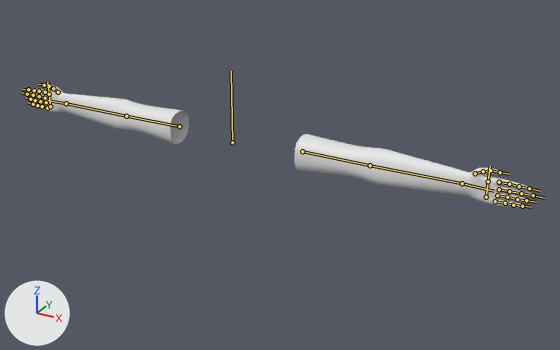
Renders of the FBX model Assets/Meshes/Player/Arms/Arms_2.fbx from each side of a commit.
Camera for both pictures: a 50 mm lens placed at (1.08, -1.882, 0.568), pointed at (0.16, -0.209, -0.269). The lights are fixed; the arrows at lower left show +X, +Y and +Z. The bones that bend it are drawn over the model as lines.

In view in the first picture: 'Arms.001'.
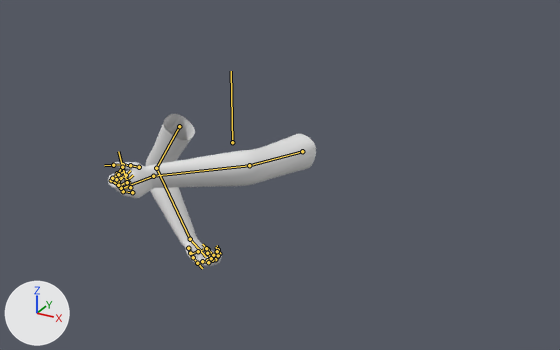
The newer file adds an action. The first version stands in its rest pose; the second is drawn at frame 1 of the action 'Armature|HandsTPose'.

The edits, one by one:
Bone 'Bicep.R' (bone_bicep_r) turns from (0, 0, 0) to (-6, -11, 57) degrees about its own x, y and z.
Bone 'Forearm.R' (bone_forearm_r) turns from (0, 0, 0) to (87, -68, -16) degrees about its own x, y and z.
Bone 'Wrist.R' (bone_wrist_r) turns from (0, 0, 0) to (22, -8, -3) degrees about its own x, y and z.
Bone 'Pinky_1.R' (bone_pinky_1_r) turns from (0, 0, 0) to (54, 19, 9) degrees about its own x, y and z.
Bone 'Pinky_2.R' (bone_pinky_2_r) turns from (0, 0, 0) to (36, 13, 4) degrees about its own x, y and z.
Bone 'Pinky_3.R' (bone_pinky_3_r) turns from (0, 0, 0) to (26, 12, 2) degrees about its own x, y and z.
Bone 'Ring_1.R' (bone_ring_1_r) turns from (0, 0, 0) to (48, 17, 7) degrees about its own x, y and z.
Bone 'Ring_2.R' (bone_ring_2_r) turns from (0, 0, 0) to (39, 13, 4) degrees about its own x, y and z.
Bone 'Ring_3.R' (bone_ring_3_r) turns from (0, 0, 0) to (28, 12, 2) degrees about its own x, y and z.
Bone 'Middle_1.R' (bone_middle_1_r) turns from (0, 0, 0) to (58, 20, 10) degrees about its own x, y and z.
Bone 'Middle_2.R' (bone_middle_2_r) turns from (0, 0, 0) to (41, 15, 5) degrees about its own x, y and z.
Bone 'Middle_3.R' (bone_middle_3_r) turns from (0, 0, 0) to (48, 16, 6) degrees about its own x, y and z.
Bone 'Index_1.R' (bone_index_1_r) turns from (0, 0, 0) to (45, 15, 5) degrees about its own x, y and z.
Bone 'Index_2.R' (bone_index_2_r) turns from (0, 0, 0) to (46, 13, 5) degrees about its own x, y and z.
Bone 'Index_3.R' (bone_index_3_r) turns from (0, 0, 0) to (47, 14, 5) degrees about its own x, y and z.
Bone 'Bicep.L' (bone_bicep_l) turns from (0, 0, 0) to (106, -3, -10) degrees about its own x, y and z.
Bone 'Forearm.L' (bone_forearm_l) turns from (0, 0, 0) to (28, 2, -9) degrees about its own x, y and z.
Bone 'Wrist.L' (bone_wrist_l) turns from (0, 0, 0) to (-13, 12, -10) degrees about its own x, y and z.
Bone 'Pinky_1.L' (bone_pinky_1_l) moves from (0.0, 0.0, 0.0) to (-3.0, -14.0, 3.0).
Bone 'Pinky_1.L' (bone_pinky_1_l) turns from (0, 0, 0) to (37, -10, 6) degrees about its own x, y and z.
Bone 'Pinky_2.L' (bone_pinky_2_l) turns from (0, 0, 0) to (54, -17, 12) degrees about its own x, y and z.
Bone 'Pinky_3.L' (bone_pinky_3_l) turns from (0, 0, 0) to (59, -10, 4) degrees about its own x, y and z.
Bone 'Ring_1.L' (bone_ring_1_l) moves from (0.0, 0.0, 0.0) to (-1.0, -15.0, 2.0).
Bone 'Ring_1.L' (bone_ring_1_l) turns from (0, 0, 0) to (30, -7, 3) degrees about its own x, y and z.
Bone 'Ring_2.L' (bone_ring_2_l) turns from (0, 0, 0) to (60, -16, 13) degrees about its own x, y and z.
Bone 'Ring_3.L' (bone_ring_3_l) turns from (0, 0, 0) to (61, -7, 7) degrees about its own x, y and z.
Bone 'Middle_1.L' (bone_middle_1_l) moves from (0.0, 0.0, 0.0) to (-1.0, -16.0, 1.0).
Bone 'Middle_1.L' (bone_middle_1_l) turns from (0, 0, 0) to (14, -2, -3) degrees about its own x, y and z.
Bone 'Middle_2.L' (bone_middle_2_l) turns from (0, 0, 0) to (54, -13, 12) degrees about its own x, y and z.
Bone 'Middle_3.L' (bone_middle_3_l) turns from (0, 0, 0) to (70, -5, 16) degrees about its own x, y and z.
Bone 'Index_1.L' (bone_index_1_l) moves from (0.0, 0.0, 0.0) to (-1.0, -13.0, -1.0).
Bone 'Index_1.L' (bone_index_1_l) turns from (0, 0, 0) to (14, 16, -8) degrees about its own x, y and z.
Bone 'Index_2.L' (bone_index_2_l) turns from (0, 0, 0) to (60, 1, 31) degrees about its own x, y and z.
Bone 'Index_3.L' (bone_index_3_l) turns from (0, 0, 0) to (60, -7, 26) degrees about its own x, y and z.
Bone 'Thumb_1.L' (bone_thumb_1_l) turns from (0, 0, 0) to (14, -10, -1) degrees about its own x, y and z.
Bone 'Thumb_2.L' (bone_thumb_2_l) turns from (0, 0, 0) to (5, -11, 0) degrees about its own x, y and z.
Bone 'Thumb_3.L' (bone_thumb_3_l) turns from (0, 0, 0) to (6, -9, 2) degrees about its own x, y and z.

Where the change shows, as pixel boxes [x1, y1, x2, y2] in the pictures (560 x 350 px):
'Arms.001', posed (59% narrower, 22% taller)
    before: [26, 84, 535, 208]
    after: [108, 114, 316, 266]
bone 'Bicep.R', root to tip
    before: (179, 126) to (126, 116)
    after: (179, 126) to (156, 168)
bone 'Forearm.R', root to tip
    before: (126, 116) to (66, 103)
    after: (156, 168) to (190, 239)
bone 'Wrist.R', root to tip
    before: (66, 103) to (48, 100)
    after: (190, 239) to (206, 257)
bone 'Pinky_1.R', root to tip
    before: (47, 108) to (42, 106)
    after: (212, 256) to (217, 256)
bone 'Pinky_2.R', root to tip
    before: (42, 106) to (37, 105)
    after: (217, 256) to (219, 253)
bone 'Pinky_3.R', root to tip
    before: (37, 105) to (33, 104)
    after: (219, 253) to (218, 249)
bone 'Ring_1.R', root to tip
    before: (46, 102) to (40, 101)
    after: (210, 259) to (215, 259)
bone 'Ring_2.R', root to tip
    before: (40, 101) to (35, 100)
    after: (215, 259) to (218, 255)
bone 'Ring_3.R', root to tip
    before: (35, 100) to (30, 99)
    after: (218, 255) to (217, 251)
bone 'Middle_1.R', root to tip
    before: (45, 98) to (39, 96)
    after: (207, 260) to (212, 260)
bone 'Middle_2.R', root to tip
    before: (39, 96) to (33, 95)
    after: (212, 260) to (213, 255)
bone 'Middle_3.R', root to tip
    before: (33, 95) to (27, 94)
    after: (213, 255) to (208, 249)
bone 'Index_1.R', root to tip
    before: (45, 92) to (39, 91)
    after: (202, 261) to (208, 262)
bone 'Index_2.R', root to tip
    before: (39, 91) to (34, 90)
    after: (208, 262) to (211, 258)
bone 'Index_3.R', root to tip
    before: (34, 90) to (28, 89)
    after: (211, 258) to (207, 253)
bone 'Bicep.L', root to tip
    before: (302, 151) to (370, 165)
    after: (302, 151) to (249, 165)
bone 'Forearm.L', root to tip
    before: (370, 165) to (462, 183)
    after: (249, 165) to (153, 176)
bone 'Wrist.L', root to tip
    before: (462, 183) to (494, 191)
    after: (153, 176) to (123, 187)
bone 'Pinky_1.L', root to tip
    before: (495, 201) to (505, 203)
    after: (132, 192) to (123, 191)
bone 'Pinky_2.L', root to tip
    before: (505, 203) to (513, 205)
    after: (123, 191) to (121, 186)
bone 'Pinky_3.L', root to tip
    before: (513, 205) to (522, 206)
    after: (121, 186) to (127, 180)
bone 'Ring_1.L', root to tip
    before: (497, 195) to (507, 197)
    after: (130, 187) to (121, 188)
bone 'Ring_2.L', root to tip
    before: (507, 197) to (517, 199)
    after: (121, 188) to (118, 181)
bone 'Ring_3.L', root to tip
    before: (517, 199) to (526, 200)
    after: (118, 181) to (124, 176)
bone 'Middle_1.L', root to tip
    before: (499, 189) to (509, 191)
    after: (128, 182) to (118, 185)
bone 'Middle_2.L', root to tip
    before: (509, 191) to (521, 193)
    after: (118, 185) to (111, 180)
bone 'Middle_3.L', root to tip
    before: (521, 193) to (533, 195)
    after: (111, 180) to (117, 173)
bone 'Index_1.L', root to tip
    before: (499, 182) to (509, 184)
    after: (126, 175) to (116, 179)
bone 'Index_2.L', root to tip
    before: (509, 184) to (519, 186)
    after: (116, 179) to (112, 178)
bone 'Index_3.L', root to tip
    before: (519, 186) to (529, 188)
    after: (112, 178) to (118, 174)
bone 'Thumb_1.L', root to tip
    before: (475, 173) to (483, 171)
    after: (139, 167) to (130, 165)
bone 'Thumb_2.L', root to tip
    before: (483, 171) to (490, 170)
    after: (130, 165) to (123, 164)
bone 'Thumb_3.L', root to tip
    before: (490, 170) to (500, 172)
    after: (123, 164) to (113, 165)
